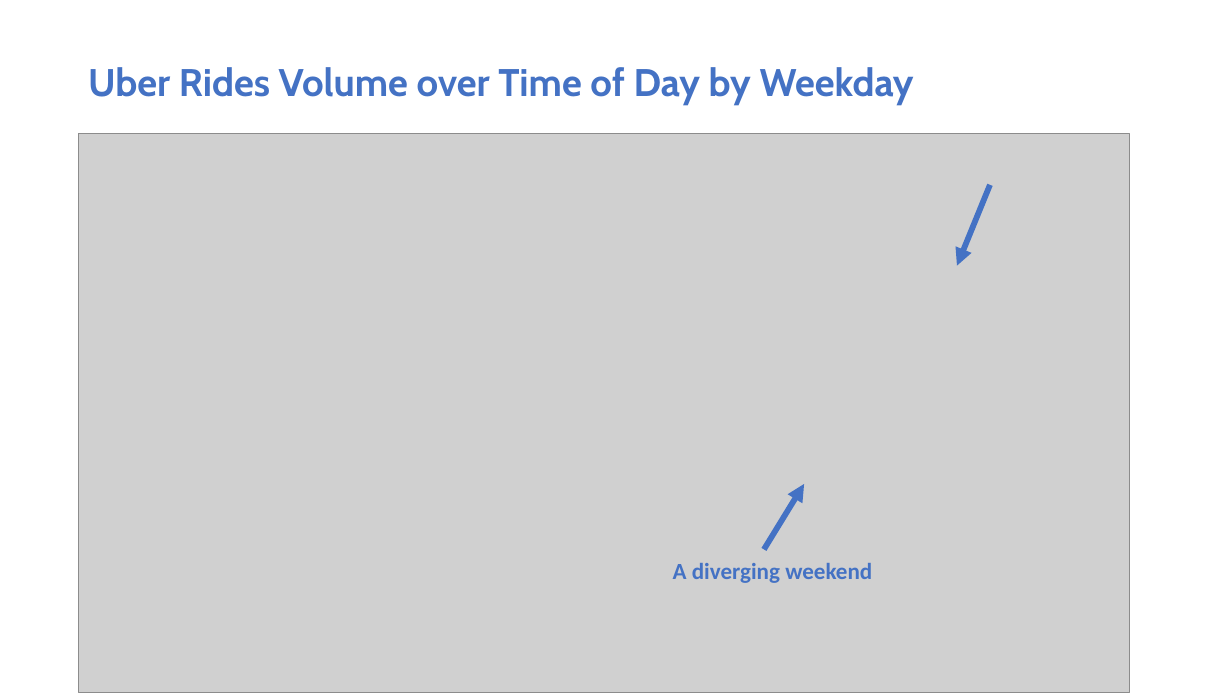
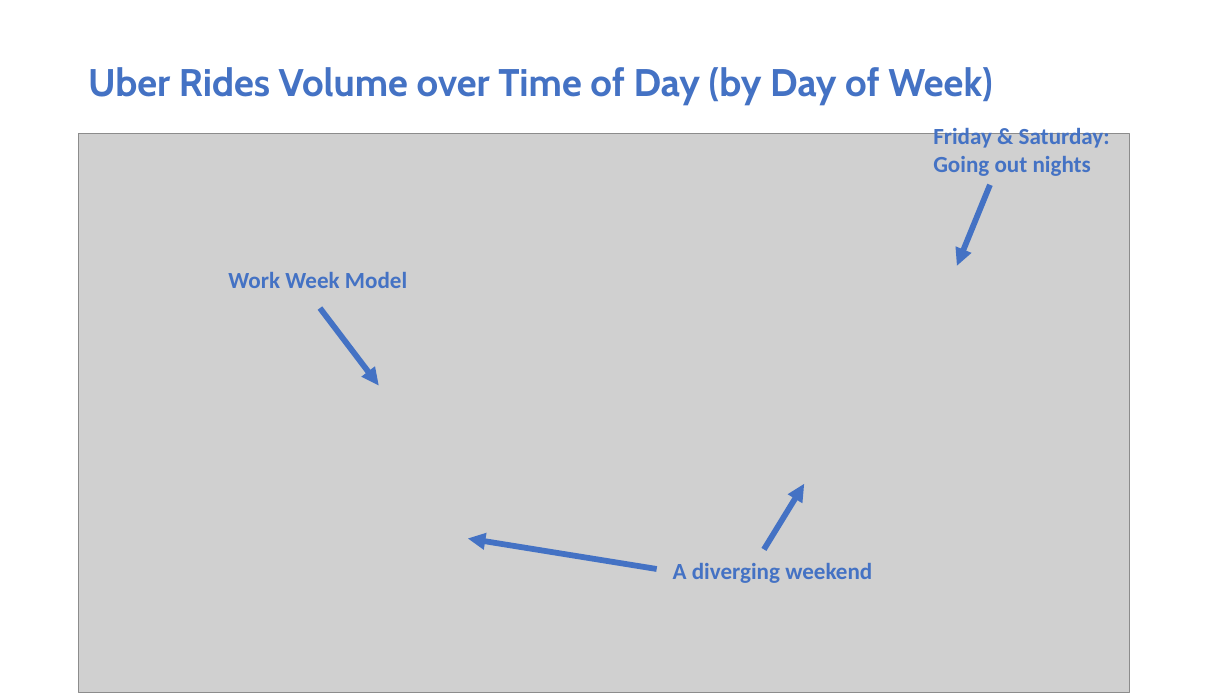
Before and after one commit to ContextLab/storytelling-with-data, a slide deck: slide 9 of data-stories/uber-nyc/UBER Presentation.pptx (slide 10 before the commit). Drawn at 1232x693 pixels with LibreOffice and Linux fonts; fonts in the diff are those of the drawing; grey boxes stand for pictures. Boxes give left, top, right and bottom in pixels: in the first picture for what was removed or moved away, otherwise in the second. Text is boxed around its words. In the diff, an @@ line names an element or a change of style, - is before the commit and + after.

```diff
--- a/data-stories/uber-nyc/UBER Presentation.pptx
+++ b/data-stories/uber-nyc/UBER Presentation.pptx
@@ title at <box>88,67,993,105</box>: text changed @@
-Uber Rides Volume over Time of Day by Weekday
+Uber Rides Volume over Time of Day (by Day of Week)
@@ text added at <box>933,125,1110,176</box>, 18 pt, text #4472C4, bold @@
+Friday & Saturday:
+Going out nights
@@ text added at <box>228,272,407,288</box>, 18 pt, text #4472C4, bold @@
+Work Week Model
@@ arrow added from (320, 308) to (379, 385), #4472C4 4.5 pt @@
@@ arrow added from (657, 569) to (469, 539), #4472C4 4.5 pt @@
```
Also in this commit, not shown: 1 other slide changed, 3 slides added, 1 slide removed.
